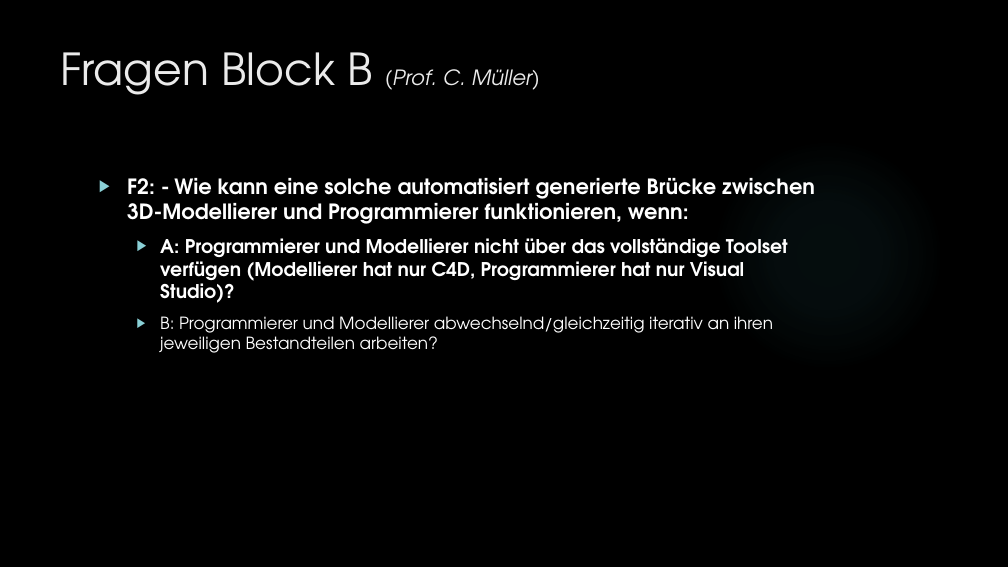
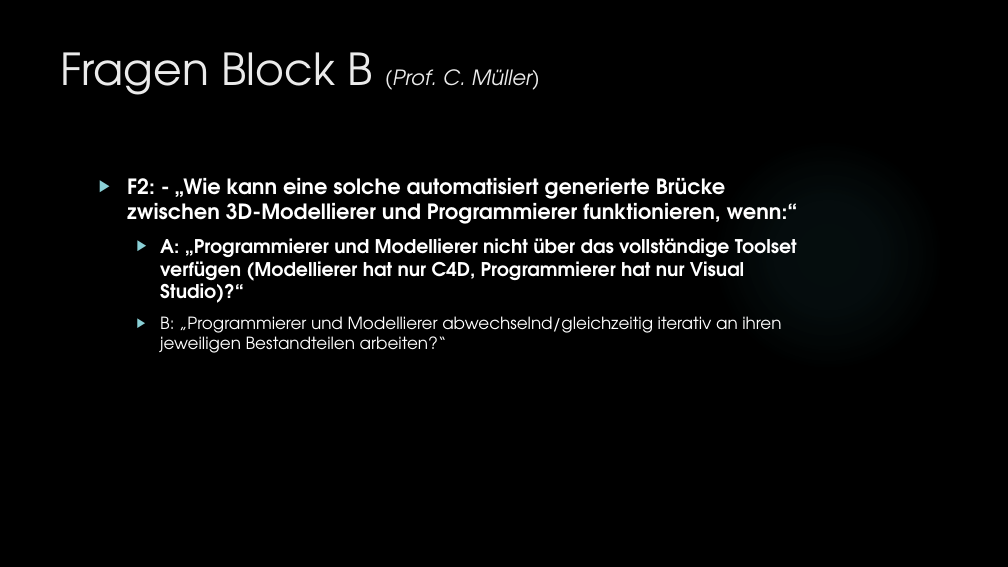
Before and after one commit to dNovel/MasterThesisWS1415, a slide deck: slide 40 of Disputation/Praesentation_DominikSteffen.pptx (slide 22 before the commit). Drawn at 1008x567 pixels with LibreOffice and Linux fonts; fonts in the diff are those of the drawing; background and template pictures are left out. Boxes give left, top, right and bottom in pixels: in the first picture for what was removed or moved away, otherwise in the second. Text is boxed around its words. In the diff, an @@ line names an element or a change of style, - is before the commit and + after.

Commit message:
Fragen von Prof. Taube eingebaut.
Fragen eingefügt. Nächster Schritt: Clean Up und Fehler beseitigen.

```diff
--- a/Disputation/Praesentation_DominikSteffen.pptx
+++ b/Disputation/Praesentation_DominikSteffen.pptx
@@ text at (127,178,798,353): text changed @@
-▶ F2: - Wie kann eine solche automatisiert generierte Brücke zwischen 3D-Modellierer und Programmierer funktionieren, wenn:
-  ▶ A: Programmierer und Modellierer nicht über das vollständige Toolset verfügen (Modellierer hat nur C4D, Programmierer hat nur Visual Studio)?
-  ▶ B: Programmierer und Modellierer abwechselnd/gleichzeitig iterativ an ihren jeweiligen Bestandteilen arbeiten?
+▶ F2: - „Wie kann eine solche automatisiert generierte Brücke zwischen 3D-Modellierer und Programmierer funktionieren, wenn:“
+  ▶ A: „Programmierer und Modellierer nicht über das vollständige Toolset verfügen (Modellierer hat nur C4D, Programmierer hat nur Visual Studio)?“
+  ▶ B: „Programmierer und Modellierer abwechselnd/gleichzeitig iterativ an ihren jeweiligen Bestandteilen arbeiten?“
```
Also in this commit, not shown: 3 other slides changed, 18 slides added.
